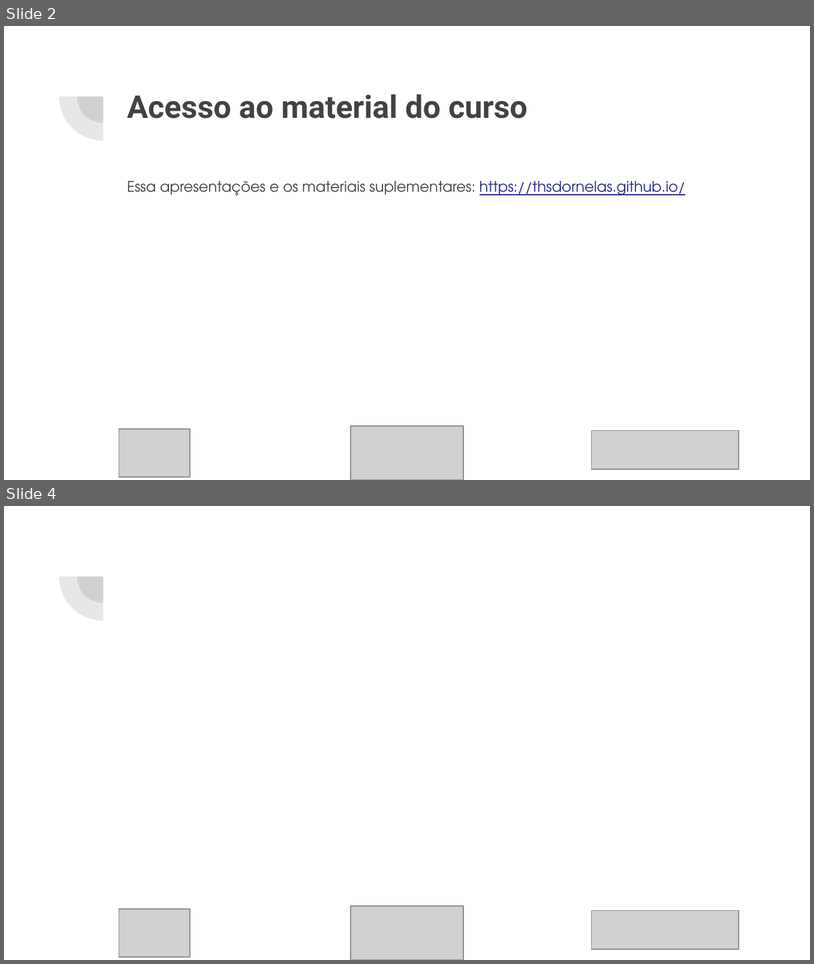
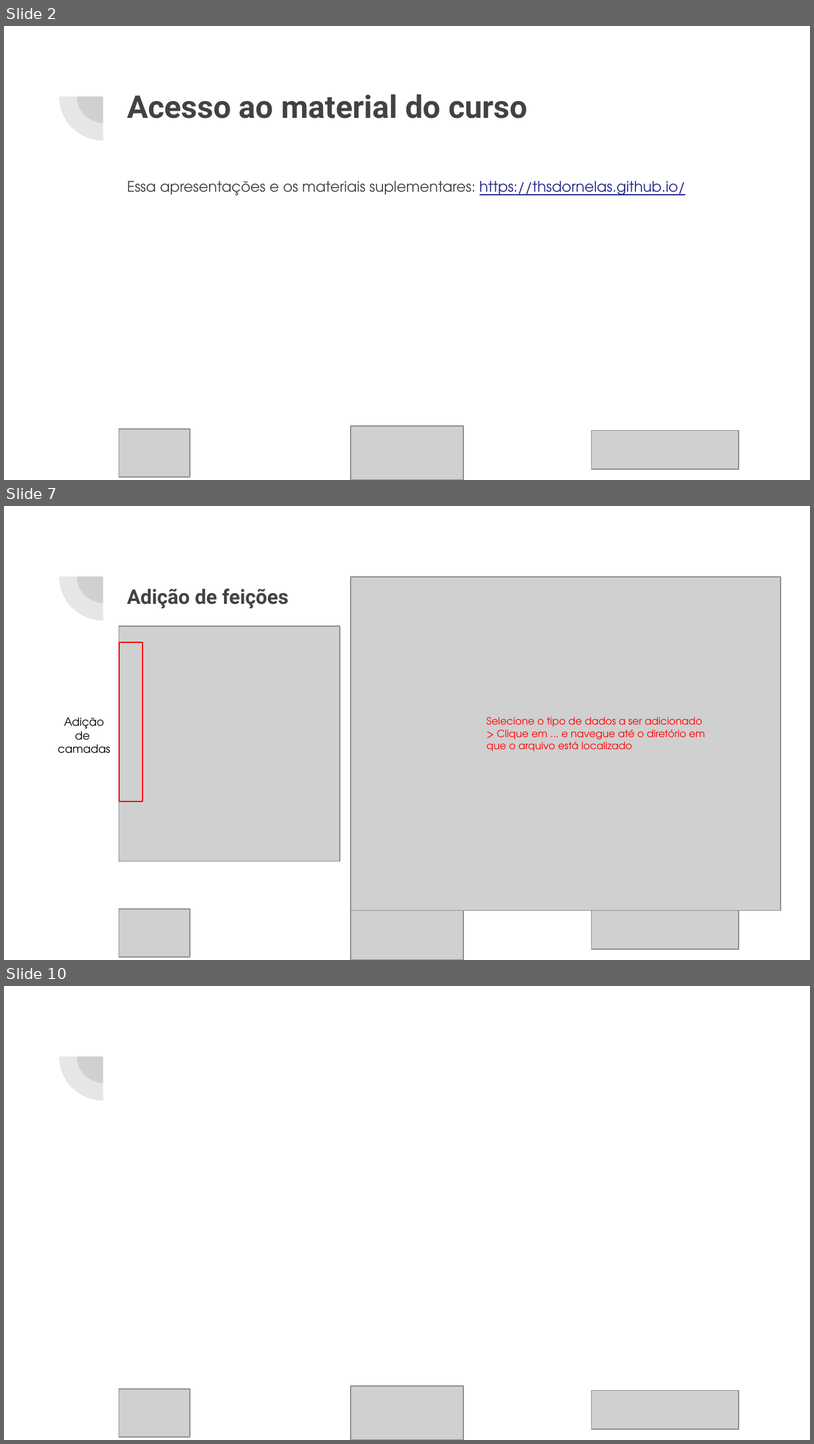
Before and after one commit to thsdornelas/curso_qgis, a slide deck: slides/Curso_QGIS.pptx. Shown one above the other, each under a label of ours: slides 2 and 4 before the commit, slides 2, 7 and 10 after it; the slides between them are not shown. The pictures are 814x964 and 814x1444 pixels, drawn with LibreOffice and Linux fonts; fonts in the diff are those of the drawing; grey boxes stand for pictures. Boxes give left, top, right and bottom in pixels: in the first picture for what was removed or moved away, otherwise in the second. Text is boxed around its words. In the diff, an @@ line names an element or a change of style, - is before the commit and + after.

```diff
--- a/slides/Curso_QGIS.pptx
+++ b/slides/Curso_QGIS.pptx
@@ slide 7 added at bbox=[4, 506, 810, 960], background #FFFFFF; not listed: 2 template elements that a slide beside it also shows @@
@@ picture added at bbox=[351, 577, 782, 911] @@
@@ title added at bbox=[127, 588, 289, 609], 18 pt, text #424242, bold @@
+Adição de feições
@@ picture added at bbox=[119, 626, 340, 861] @@
@@ rectangle added at bbox=[119, 642, 144, 801], outline #FF0000 1 pt @@
@@ text added at bbox=[58, 717, 111, 753], 10 pt, text #000000 @@
+Adição de
+camadas
@@ text added at bbox=[487, 717, 705, 751], 9 pt, text #FF0000 @@
+Selecione o tipo de dados a ser adicionado > Clique em ... e navegue até o diretório em que o arquivo está localizado
@@ picture added at bbox=[119, 909, 190, 956] @@
@@ picture added at bbox=[351, 906, 464, 960] @@
@@ picture added at bbox=[592, 910, 740, 949] @@
@@ what was slide 4 is now slide 10 @@
```
Also in this commit, not shown: 2 slides changed, 8 other slides added, 13 other files.
